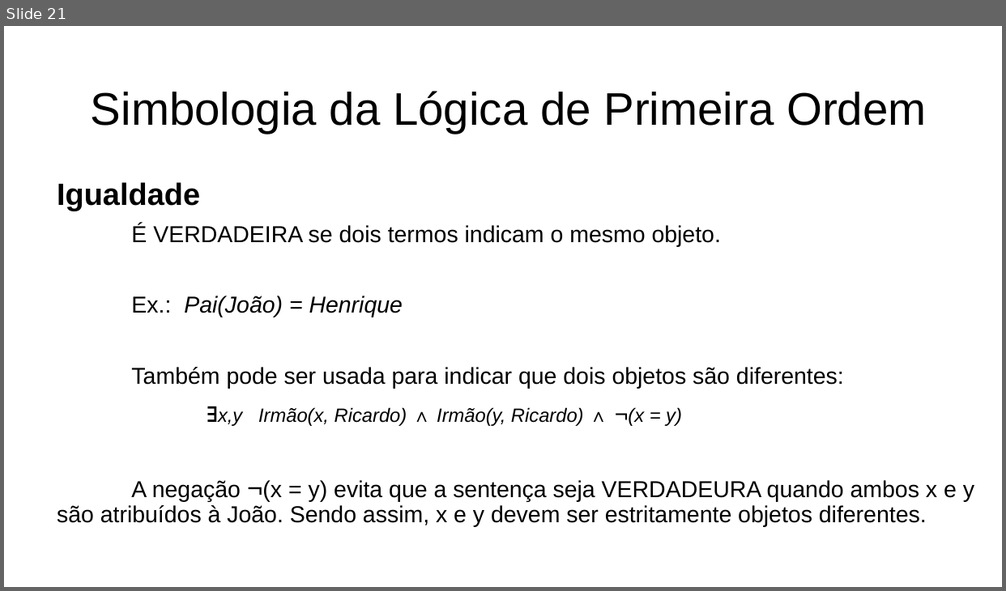
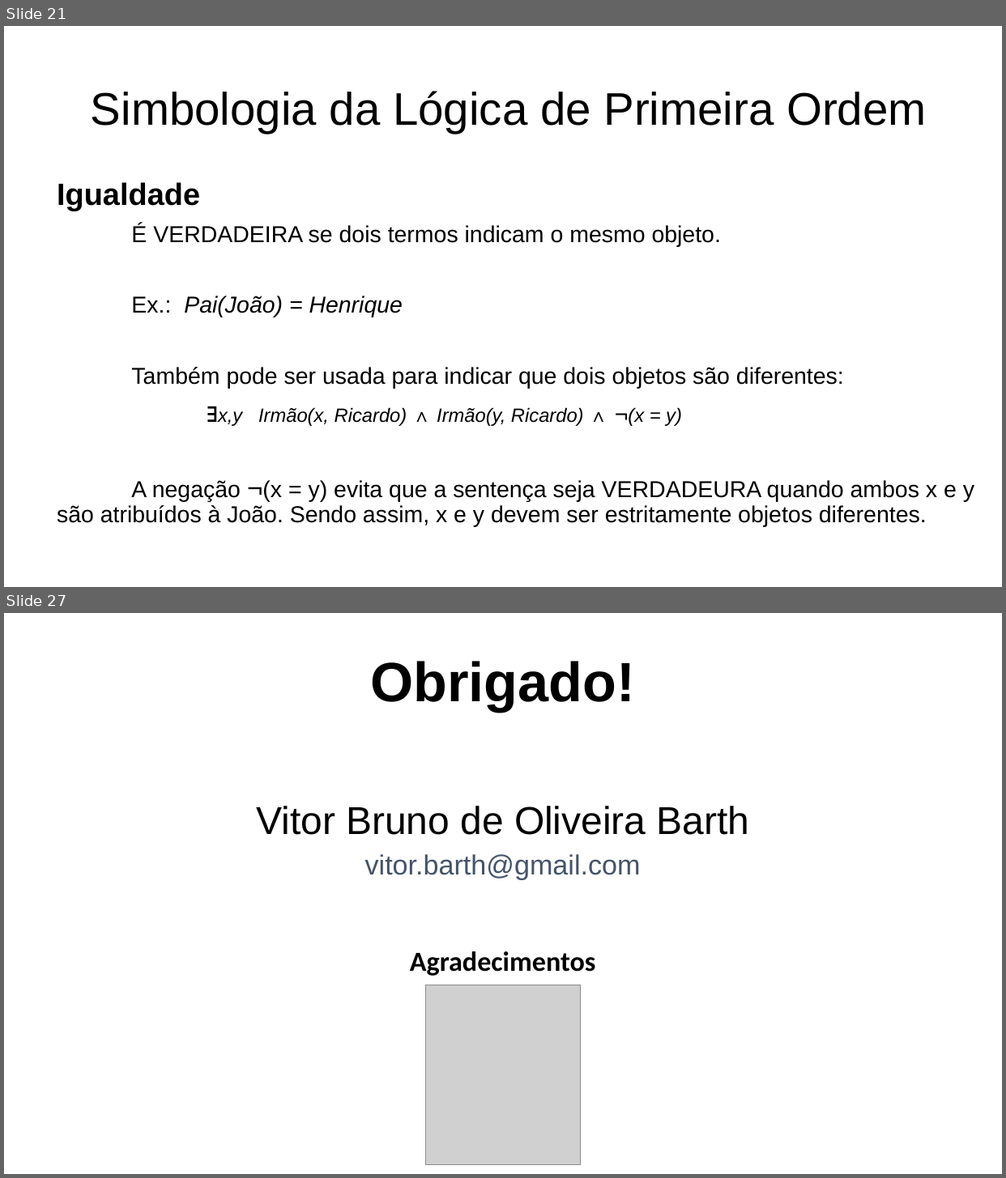
Before and after one commit to vbob/Engenharia, a slide deck: 8º Período/Inteligência Artificial/Lógica de Primeira Ordem.pptx. Shown one above the other, each under a label of ours: slide 21 before the commit, slides 21 and 27 after it; the slides between them are not shown. The pictures are 1006x591 and 1006x1178 pixels, drawn with LibreOffice and Linux fonts; fonts in the diff are those of the drawing; grey boxes stand for pictures. Boxes give left, top, right and bottom in pixels: in the first picture for what was removed or moved away, otherwise in the second. Text is boxed around its words. In the diff, an @@ line names an element or a change of style, - is before the commit and + after.

```diff
--- a/8º Período/Inteligência Artificial/Lógica de Primeira Ordem.pptx
+++ b/8º Período/Inteligência Artificial/Lógica de Primeira Ordem.pptx
@@ slide 27 added at (4, 613, 1002, 1174), background #FFFFFF @@
@@ text added at (370, 661, 635, 711), 53.3 pt, text #000000, bold @@
+Obrigado!
@@ text added at (257, 806, 749, 879), 37.3 pt, text #000000 @@
+Vitor Bruno de Oliveira Barth
+vitor.barth@gmail.com
@@ title added at (410, 952, 596, 976), 26.7 pt, text #000000, bold @@
+Agradecimentos
@@ picture added at (425, 985, 581, 1165) @@
```
Also in this commit, not shown: 2 slides changed, 4 other slides added, 1 other file.
